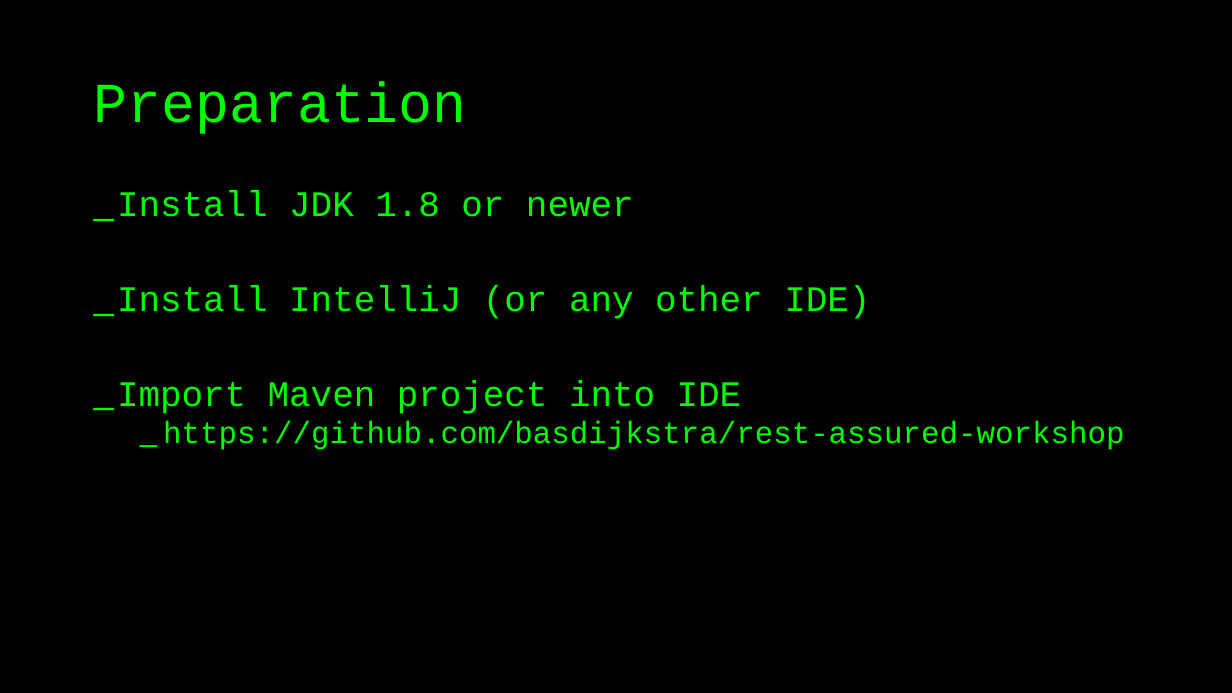
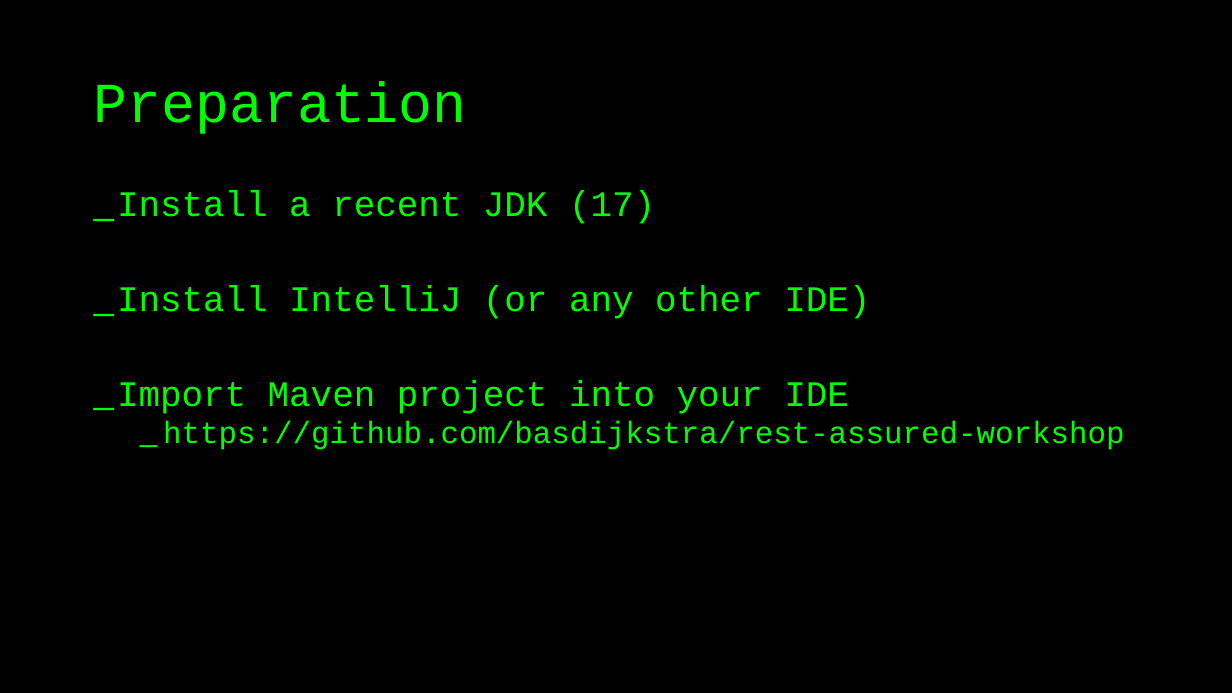
Before and after one commit to basdijkstra/rest-assured-workshop, a slide deck: slide 3 of RestAssuredWorkshop.pptx. Drawn at 1232x693 pixels with LibreOffice and Linux fonts; fonts in the diff are those of the drawing. Boxes give left, top, right and bottom in pixels: in the first picture for what was removed or moved away, otherwise in the second. Text is boxed around its words. In the diff, an @@ line names an element or a change of style, - is before the commit and + after.

```diff
--- a/RestAssuredWorkshop.pptx
+++ b/RestAssuredWorkshop.pptx
@@ text at (x1=117, y1=191, x2=655, y2=224): text changed @@
-_ Install JDK 1.8 or newer
+_ Install a recent JDK (17)
@@ text at (x1=117, y1=380, x2=849, y2=414): text changed @@
-_ Import Maven project into IDE
+_ Import Maven project into your IDE
```
Also in this commit, not shown: 13 other slides changed, 8 slides added, 1 slide removed, 2 other files.
